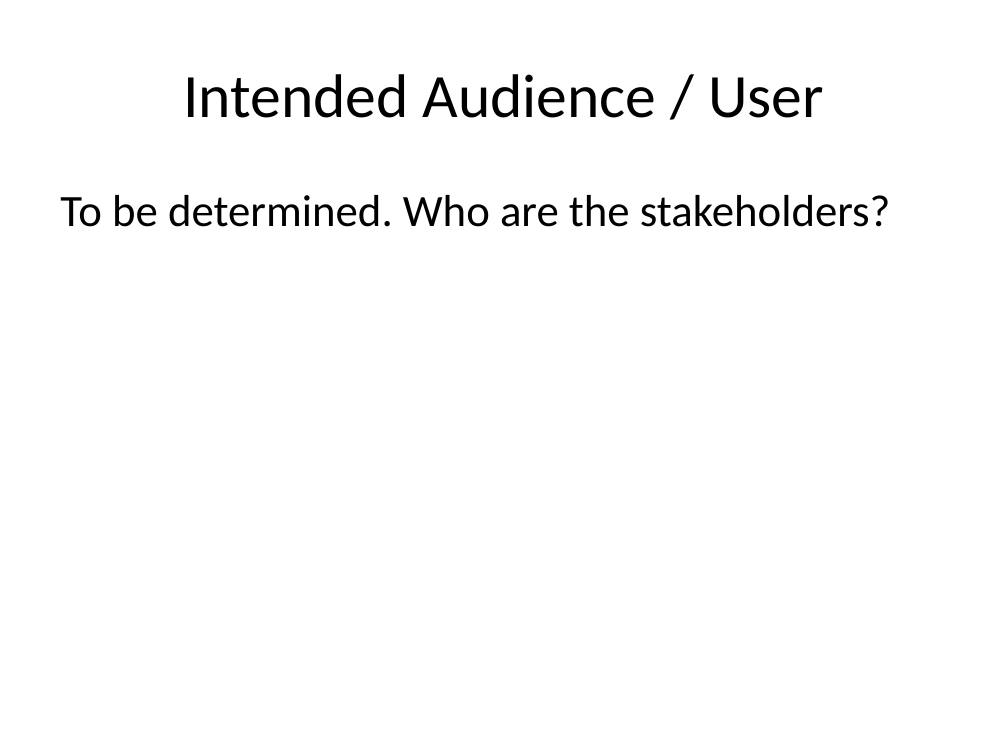
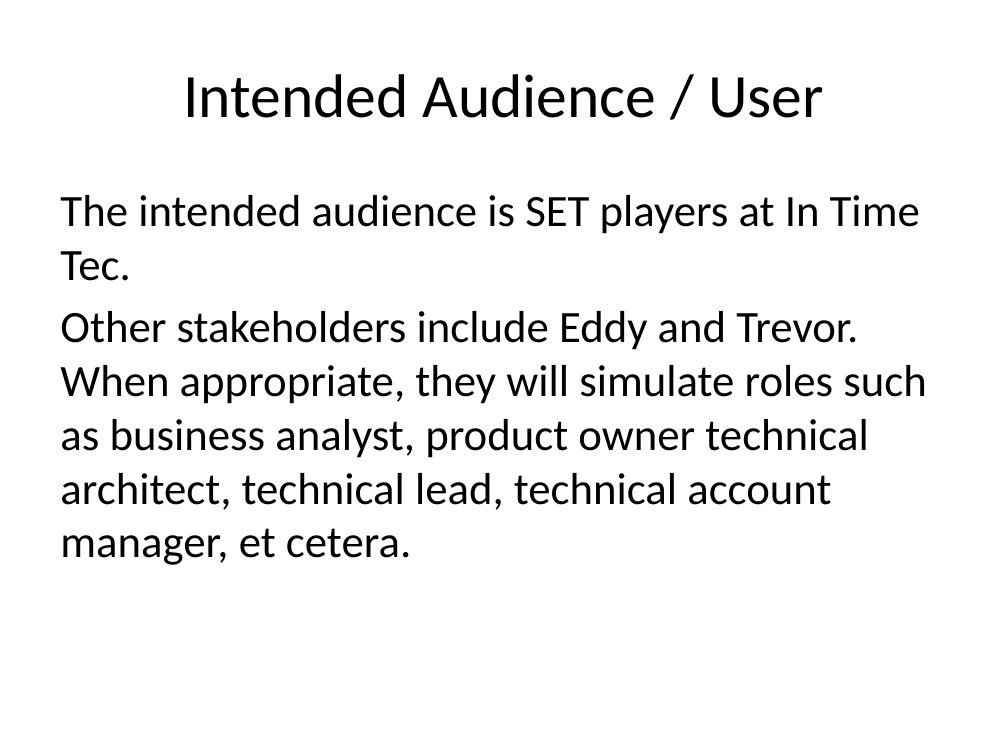
Before and after one commit to ebdreger/learn-and-code-2021-1, a slide deck: slide 2 of README.pptx. Drawn at 1008x756 pixels with LibreOffice and Linux fonts; fonts in the diff are those of the drawing. Boxes give left, top, right and bottom in pixels: in the first picture for what was removed or moved away, otherwise in the second. Text is boxed around its words. In the diff, an @@ line names an element or a change of style, - is before the commit and + after.

```diff
--- a/README.pptx
+++ b/README.pptx
@@ text at bbox=[60, 195, 926, 565]: text changed @@
-To be determined. Who are the stakeholders?
+The intended audience is SET players at In Time Tec.
+Other stakeholders include Eddy and Trevor. When appropriate, they will simulate roles such as business analyst, product owner technical architect, technical lead, technical account manager, et cetera.
```
Also in this commit, not shown: 3 other slides changed, 1 slide added, 2 other files.
